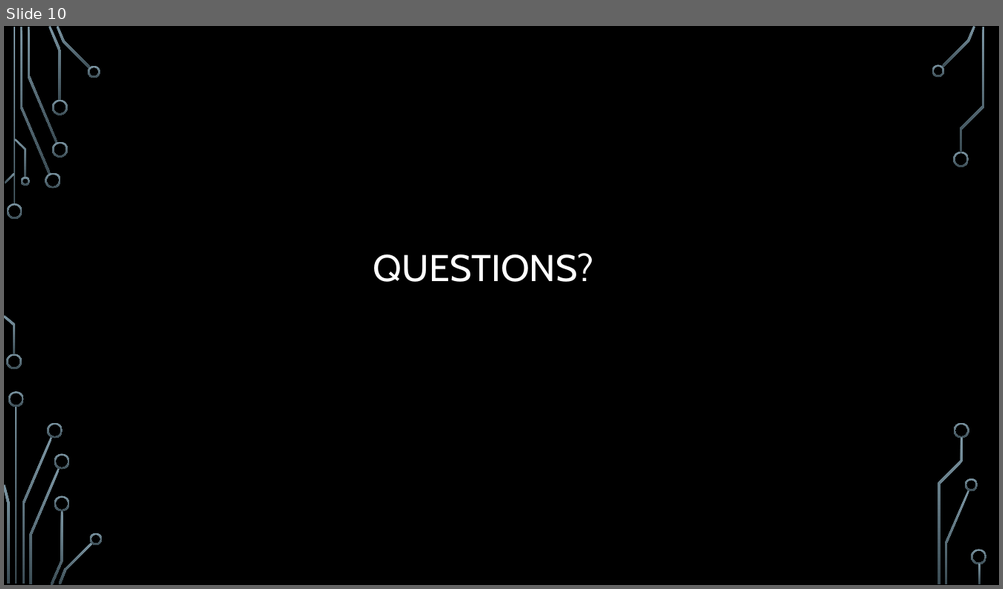
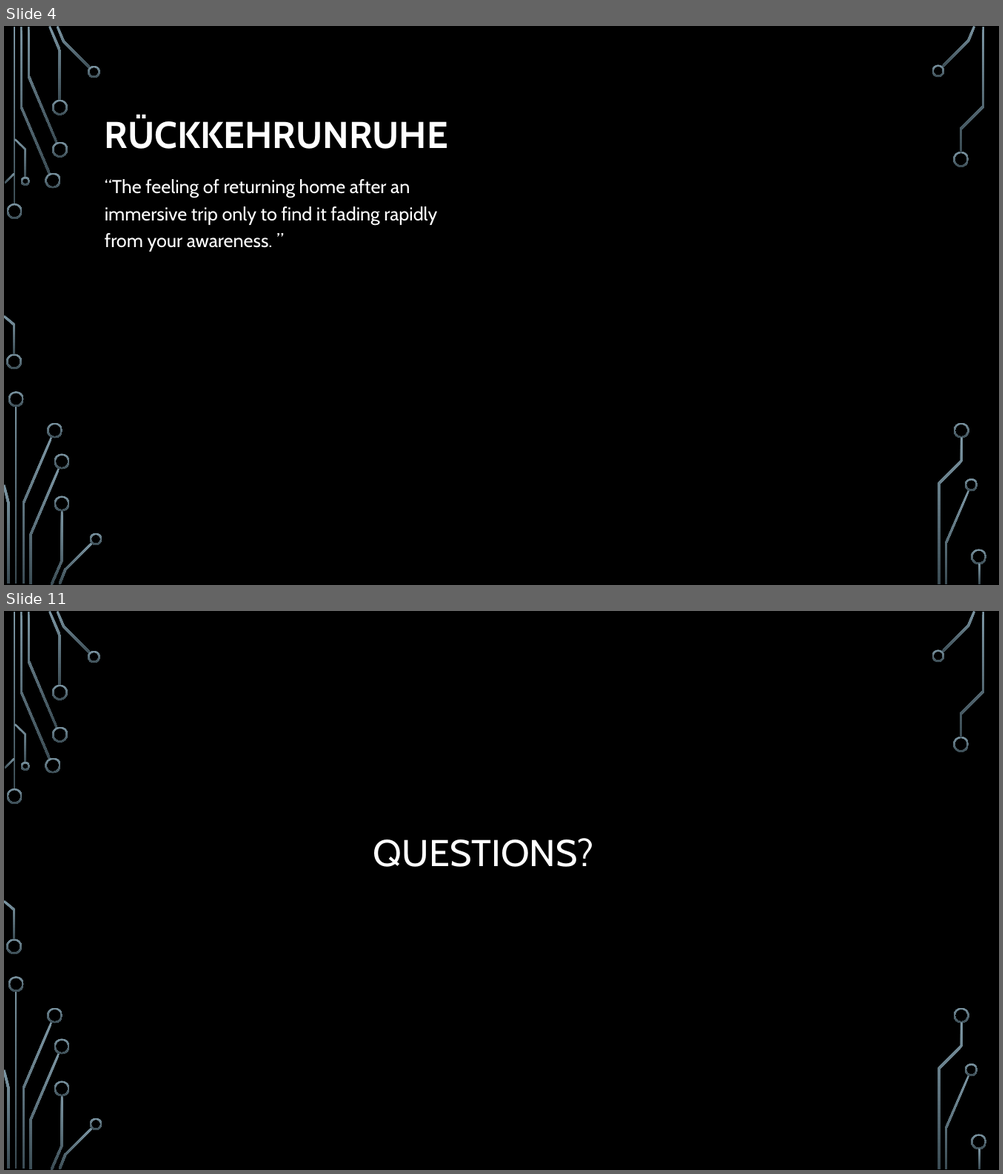
Before and after one commit to UoSGamesGroups/first-semester-l4-5-group-11, a slide deck: Presentations/L4-5-Group 11-Second presentation.pptx. Shown one above the other, each under a label of ours: slide 10 before the commit, slides 4 and 11 after it; the slides between them are not shown. The pictures are 1003x589 and 1003x1174 pixels, drawn with LibreOffice and Linux fonts; fonts in the diff are those of the drawing; background and template pictures are left out. Boxes give left, top, right and bottom in pixels: in the first picture for what was removed or moved away, otherwise in the second. Text is boxed around its words. In the diff, an @@ line names an element or a change of style, - is before the commit and + after.

```diff
--- a/Presentations/L4-5-Group 11-Second presentation.pptx
+++ b/Presentations/L4-5-Group 11-Second presentation.pptx
@@ slide 4 added at (4, 26, 999, 585), background picture (left out); not listed: 36 template elements that a slide beside it also shows @@
@@ title added at (105, 117, 448, 149), 36 pt, text #FFFFFF, bold @@
+RÜCKKEHRUNRUHE
@@ text added at (105, 179, 437, 252), 18 pt, text #FFFFFF @@
+“The feeling of returning home after an immersive trip only to find it fading rapidly from your awareness. ”
@@ what was slide 10 is now slide 11 @@
```
Also in this commit, not shown: 6 slides changed, 3 other slides added, 3 slides removed.
